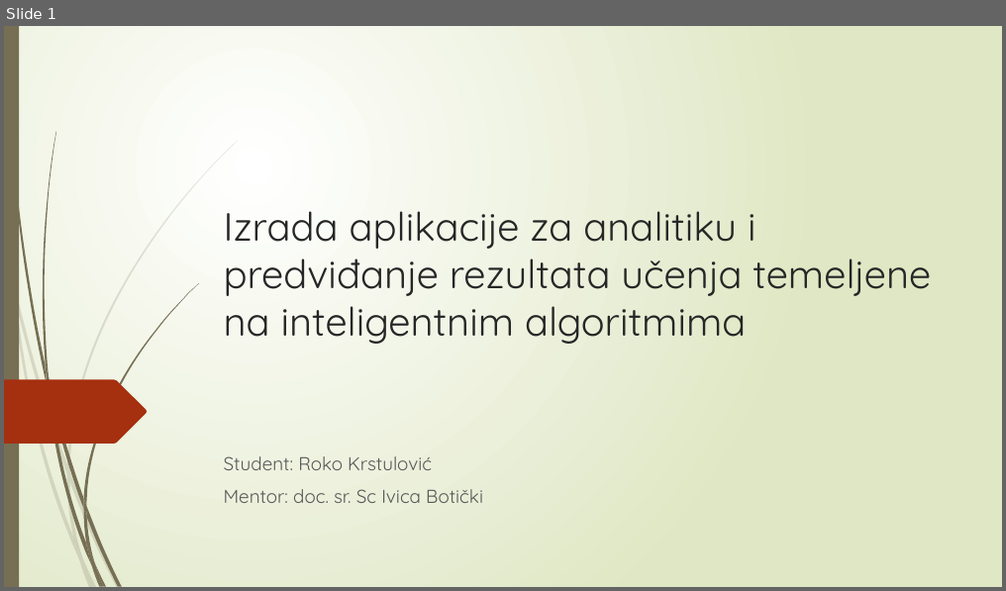
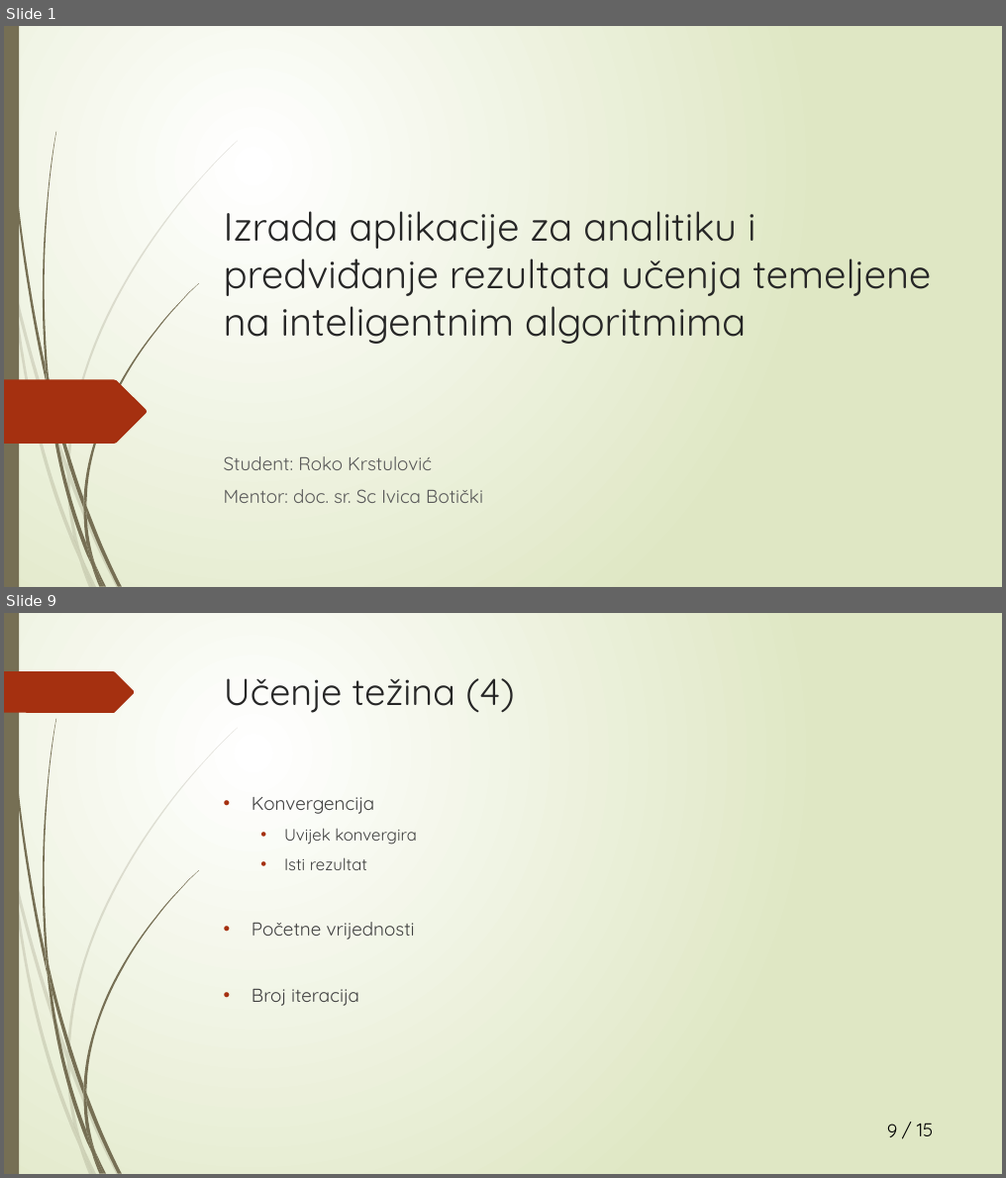
Before and after one commit to RokiFoki/Diplomski, a slide deck: Prezentacija.pptx. Shown one above the other, each under a label of ours: slide 1 before the commit, slides 1 and 9 after it; the slides between them are not shown. The pictures are 1006x591 and 1006x1178 pixels, drawn with LibreOffice and Linux fonts; fonts in the diff are those of the drawing. Boxes give left, top, right and bottom in pixels: in the first picture for what was removed or moved away, otherwise in the second. Text is boxed around its words. In the diff, an @@ line names an element or a change of style, - is before the commit and + after.

```diff
--- a/Prezentacija.pptx
+++ b/Prezentacija.pptx
@@ slide 9 added at bbox=[4, 613, 1002, 1174], background gradient #FFFFFF to #DFE8C4; not listed: 23 template elements that a slide beside it also shows @@
@@ freeform shape added at bbox=[4, 671, 135, 713], fill #A53010 @@
@@ title added at bbox=[224, 678, 514, 713], 36 pt, text #262626 @@
+Učenje težina (4)
@@ text added at bbox=[252, 797, 417, 1006], 18 pt, text #404040 @@
+• Konvergencija
+  • Uvijek konvergira
+  • Isti rezultat
+• Početne vrijednosti
+• Broj iteracija
@@ page number added at bbox=[887, 1124, 897, 1138], 18 pt, text #000000 @@
+9
@@ text added at bbox=[917, 1123, 934, 1137], 18 pt, text #000000 @@
+/ 15
```
Also in this commit, not shown: 6 slides changed, 7 other slides added, 2 slides removed, 28 other files.
